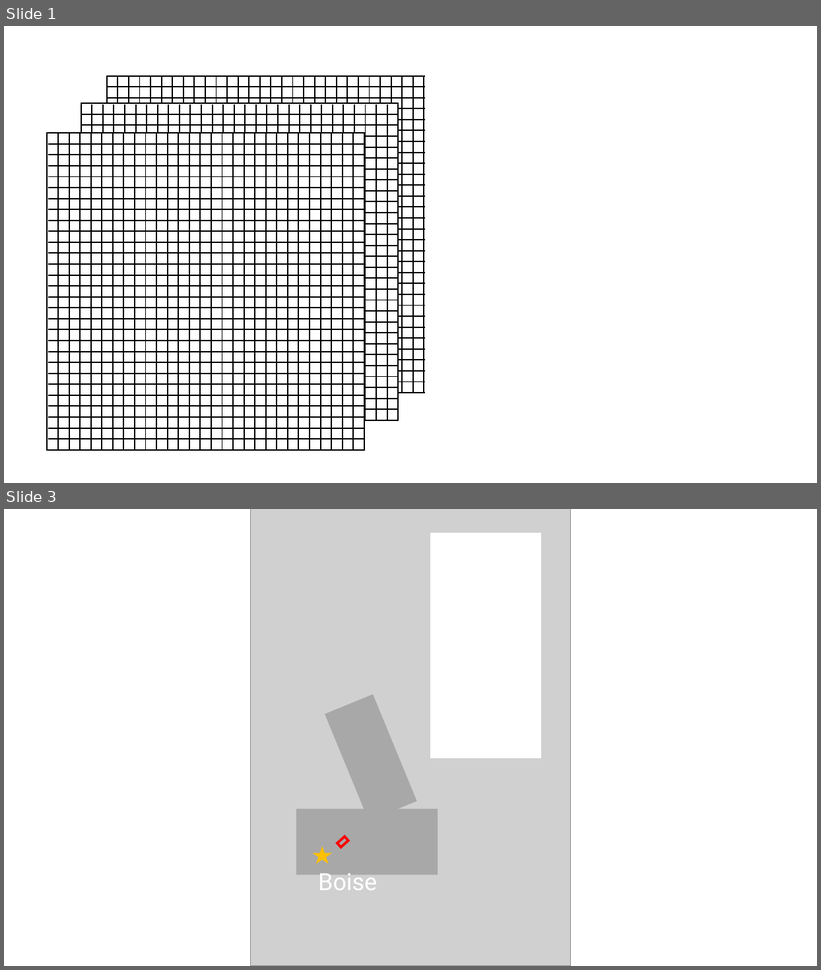
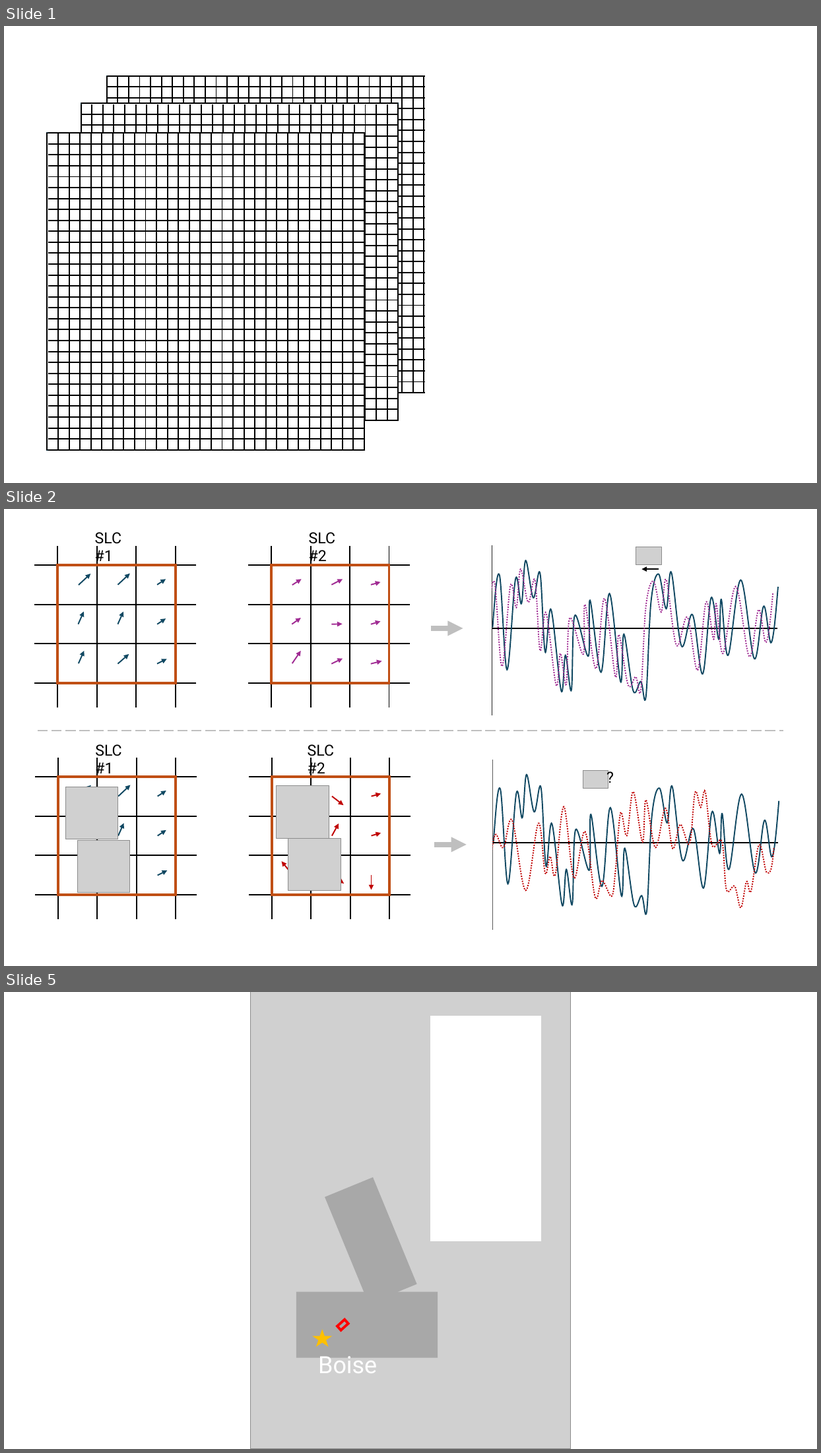
Before and after one commit to julober/snowex_uavsar_coherence, a slide deck: outputs/figures/insar_final_proj/tau_gamma_concept.pptx. Shown one above the other, each under a label of ours: slides 1 and 3 before the commit, slides 1, 2 and 5 after it; the slides between them are not shown. The pictures are 821x970 and 821x1453 pixels, drawn with LibreOffice and Linux fonts; fonts in the diff are those of the drawing; grey boxes stand for pictures. Boxes give left, top, right and bottom in pixels: in the first picture for what was removed or moved away, otherwise in the second. Text is boxed around its words. In the diff, an @@ line names an element or a change of style, - is before the commit and + after.

```diff
--- a/outputs/figures/insar_final_proj/tau_gamma_concept.pptx
+++ b/outputs/figures/insar_final_proj/tau_gamma_concept.pptx
@@ slide 2 added at (x1=4, y1=509, x2=817, y2=966), background #FFFFFF @@
@@ group added at (x1=34, y1=532, x2=411, y2=708): 18 arrows, 16 lines, 2 rectangles, 2 texts @@
+SLC #1
+SLC #2
@@ rectangle added at (x1=430, y1=533, x2=492, y2=716), fill #FFFFFF @@
@@ line added from (492, 545) to (492, 716), #000000 1.5 pt @@
@@ picture added at (x1=636, y1=547, x2=662, y2=565) @@
@@ freeform shape added at (x1=492, y1=561, x2=778, y2=701), outline #104862 1.5 pt @@
@@ freeform shape added at (x1=488, y1=569, x2=773, y2=694), outline #A02B93 1.5 pt dashed @@
@@ arrow added from (659, 569) to (642, 569), #000000 1.5 pt @@
@@ arrow added from (431, 628) to (463, 628), #BFBFBF 6 pt @@
@@ line added from (492, 628) to (778, 628), #000000 1.5 pt @@
@@ line added from (38, 731) to (783, 731), #BFBFBF 1.5 pt dashed @@
@@ group added at (x1=35, y1=745, x2=411, y2=920): 16 lines, 14 arrows, 2 rectangles, 2 texts @@
+SLC #1
+SLC #2
@@ rectangle added at (x1=431, y1=747, x2=492, y2=930), fill #FFFFFF @@
@@ line added from (492, 760) to (492, 930), #000000 1.5 pt @@
@@ text added at (x1=601, y1=765, x2=620, y2=789), 18 pt, text #000000 @@
+?
@@ freeform shape added at (x1=494, y1=775, x2=780, y2=916), outline #104862 1.5 pt @@
@@ picture added at (x1=583, y1=770, x2=609, y2=788) @@
@@ picture added at (x1=65, y1=787, x2=118, y2=840) @@
@@ picture added at (x1=277, y1=786, x2=329, y2=838) @@
@@ freeform shape added at (x1=488, y1=791, x2=774, y2=908), outline #C00000 1.5 pt dashed @@
@@ picture added at (x1=77, y1=841, x2=129, y2=893) @@
@@ picture added at (x1=288, y1=838, x2=341, y2=891) @@
@@ arrow added from (435, 845) to (467, 845), #BFBFBF 6 pt @@
@@ line added from (492, 843) to (778, 843), #000000 1.5 pt @@
@@ what was slide 3 is now slide 5 @@
```
Also in this commit, not shown: 1 slide changed, 1 other slide added, 2 other files.
